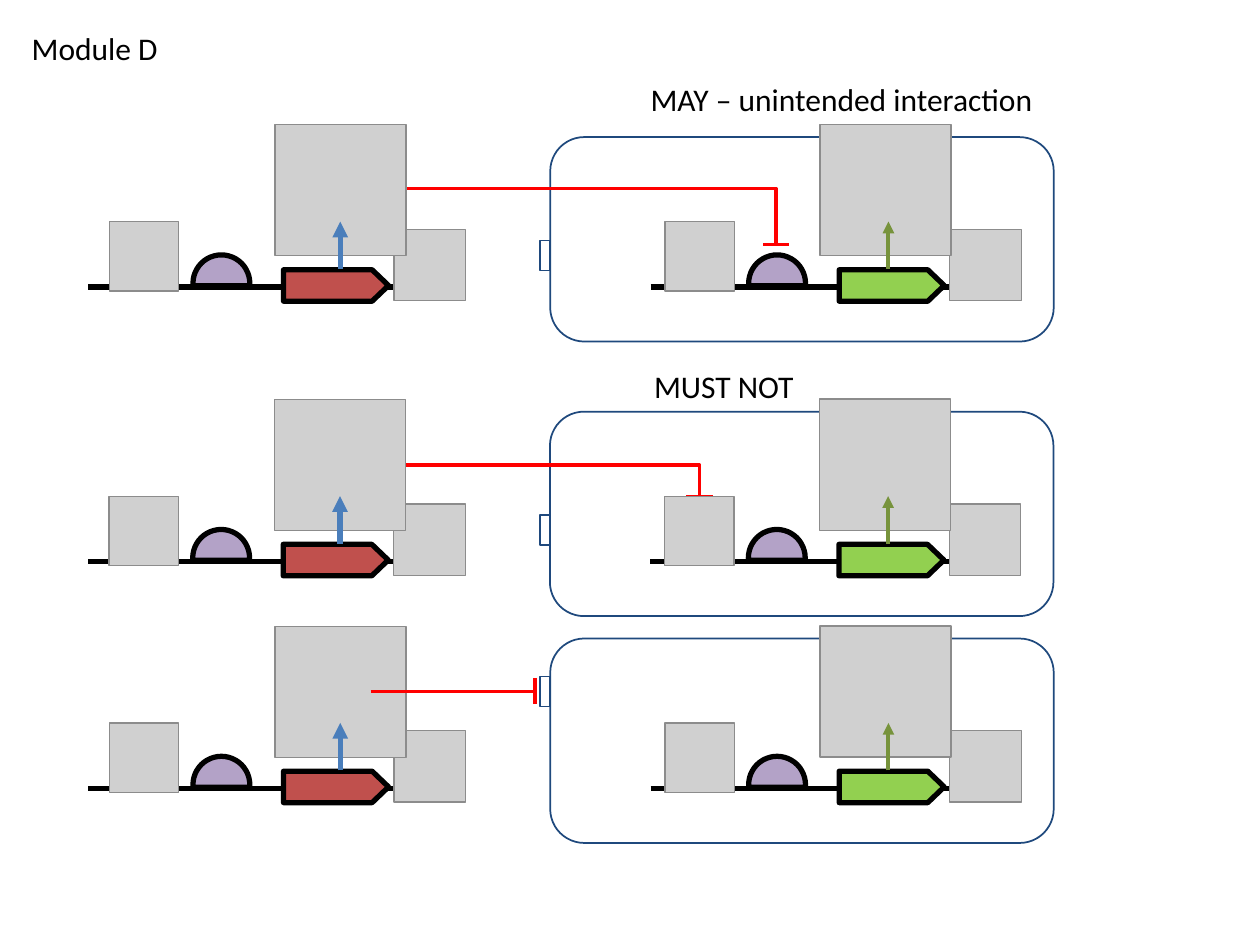
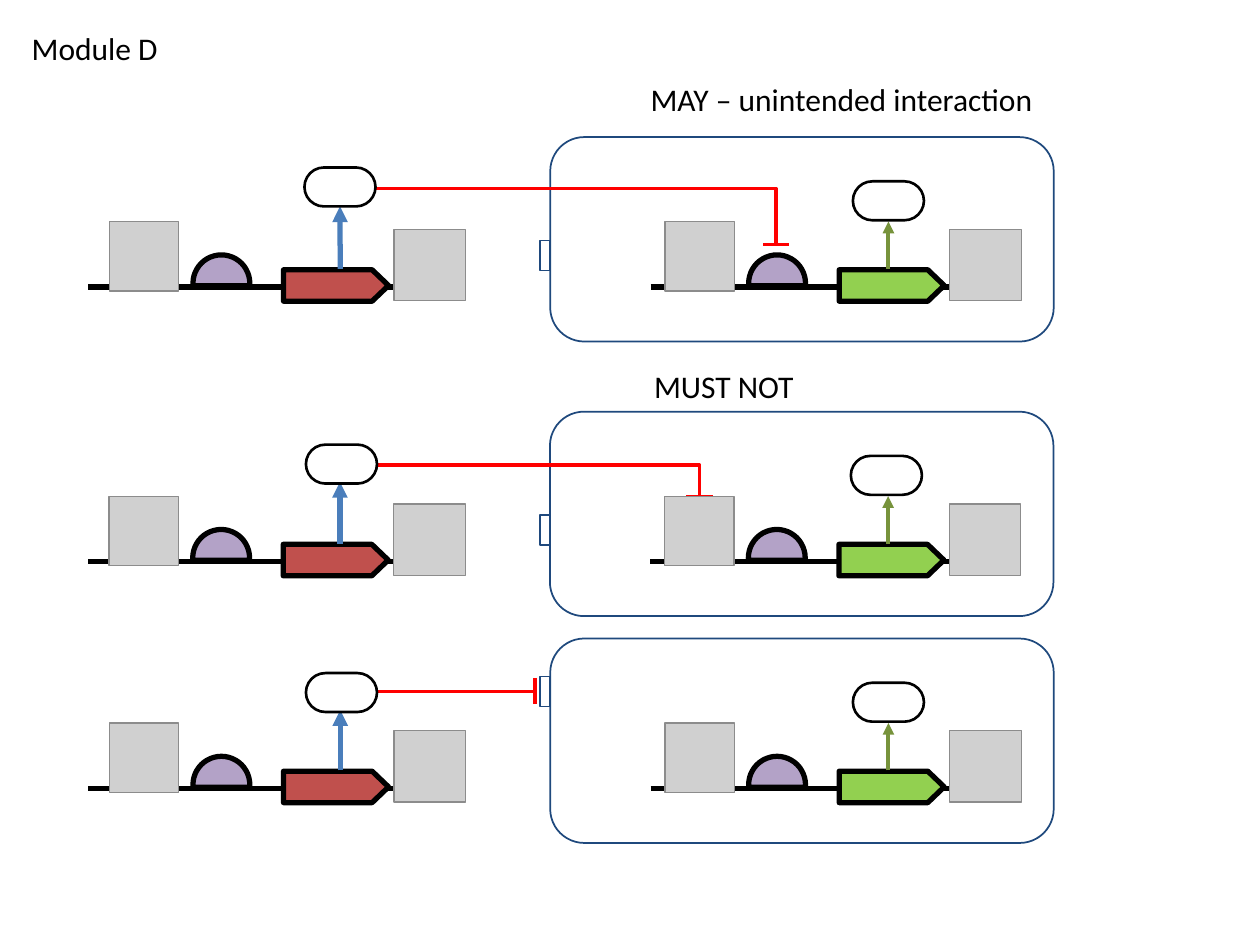
Before and after one commit to SynBioDex/SBOL-visual, a slide deck: slide 7 of specification/imgsrc/modules.pptx. Drawn at 1260x945 pixels with LibreOffice and Linux fonts; fonts in the diff are those of the drawing; grey boxes stand for pictures. Boxes give left, top, right and bottom in pixels: in the first picture for what was removed or moved away, otherwise in the second. Text is boxed around its words. In the diff, an @@ line names an element or a change of style, - is before the commit and + after.

```diff
--- a/specification/imgsrc/modules.pptx
+++ b/specification/imgsrc/modules.pptx
@@ picture removed at [275, 125, 406, 256] @@
@@ picture removed at [820, 125, 951, 256] @@
@@ rounded rectangle added at [305, 168, 375, 207], fill #FFFFFF, outline #000000 1.5 pt @@
@@ arrow moved from (340, 268) - (340, 222) to (340, 268) - (340, 207) @@
@@ rounded rectangle added at [853, 181, 924, 220], fill #FFFFFF, outline #000000 1.5 pt @@
@@ picture removed at [275, 399, 406, 530] @@
@@ picture removed at [820, 399, 951, 530] @@
@@ rounded rectangle added at [306, 445, 377, 484], fill #FFFFFF, outline #000000 1.5 pt @@
@@ rounded rectangle added at [850, 456, 921, 495], fill #FFFFFF, outline #000000 1.5 pt @@
@@ arrow moved from (340, 543) - (340, 496) to (340, 543) - (340, 483) @@
@@ picture removed at [275, 626, 406, 757] @@
@@ picture removed at [820, 626, 951, 757] @@
@@ rounded rectangle added at [306, 673, 377, 712], fill #FFFFFF, outline #000000 1.5 pt @@
@@ rounded rectangle added at [853, 683, 924, 722], fill #FFFFFF, outline #000000 1.5 pt @@
@@ arrow moved from (340, 770) - (340, 723) to (340, 770) - (340, 711) @@
```
Also in this commit, not shown: 5 other slides changed, 18 other files.
